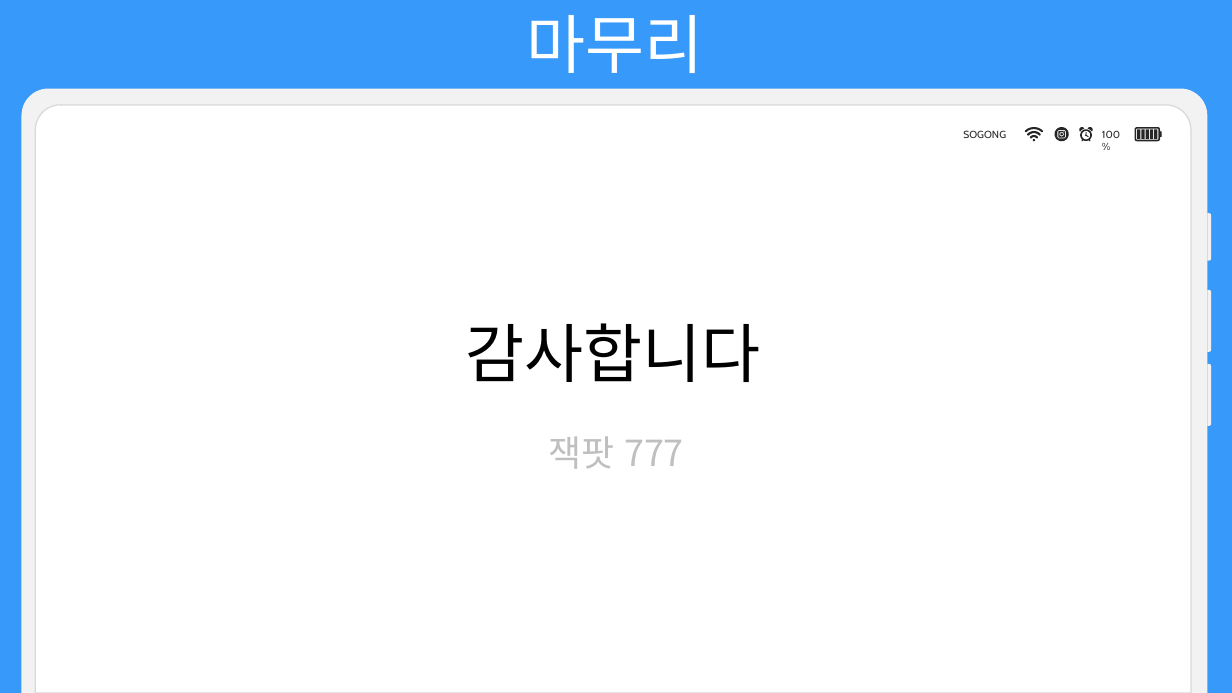
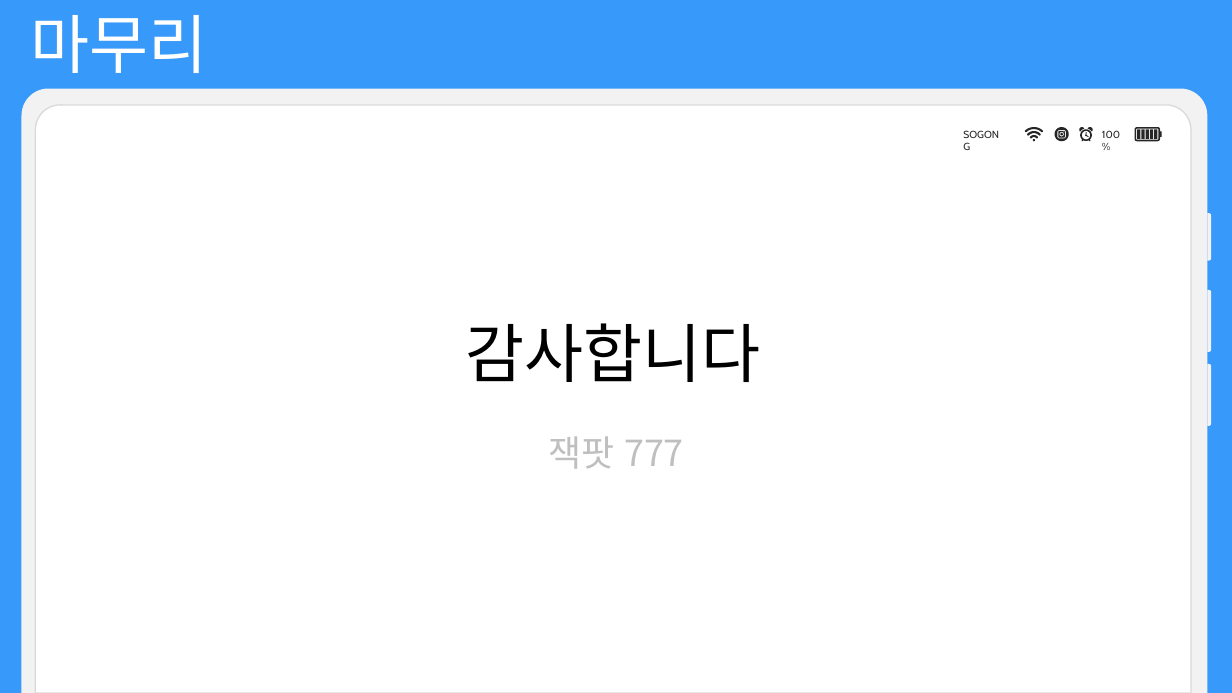
Before and after one commit to choign3123/SE_7, a slide deck: slide 66 of 발표/소프트웨어공학 발표_gn.pptx (slide 52 before the commit). Drawn at 1232x693 pixels with LibreOffice and Linux fonts; fonts in the diff are those of the drawing. Boxes give left, top, right and bottom in pixels: in the first picture for what was removed or moved away, otherwise in the second. Text is boxed around its words. In the diff, an @@ line names an element or a change of style, - is before the commit and + after.

```diff
--- a/발표/소프트웨어공학 발표_gn.pptx
+++ b/발표/소프트웨어공학 발표_gn.pptx
@@ text "마무리": place and size @@
-text "마무리" at [526,15,703,73]
+text "마무리" at [31,15,208,73]
@@ text "마무리" at [31,15,208,73]: alignment centre to left @@
@@ text "SOGONG" rewrapped from [963,130,1006,138] to [955,123,1016,145] @@
```
Also in this commit, not shown: 37 other slides changed, 20 slides added, 5 slides removed.
